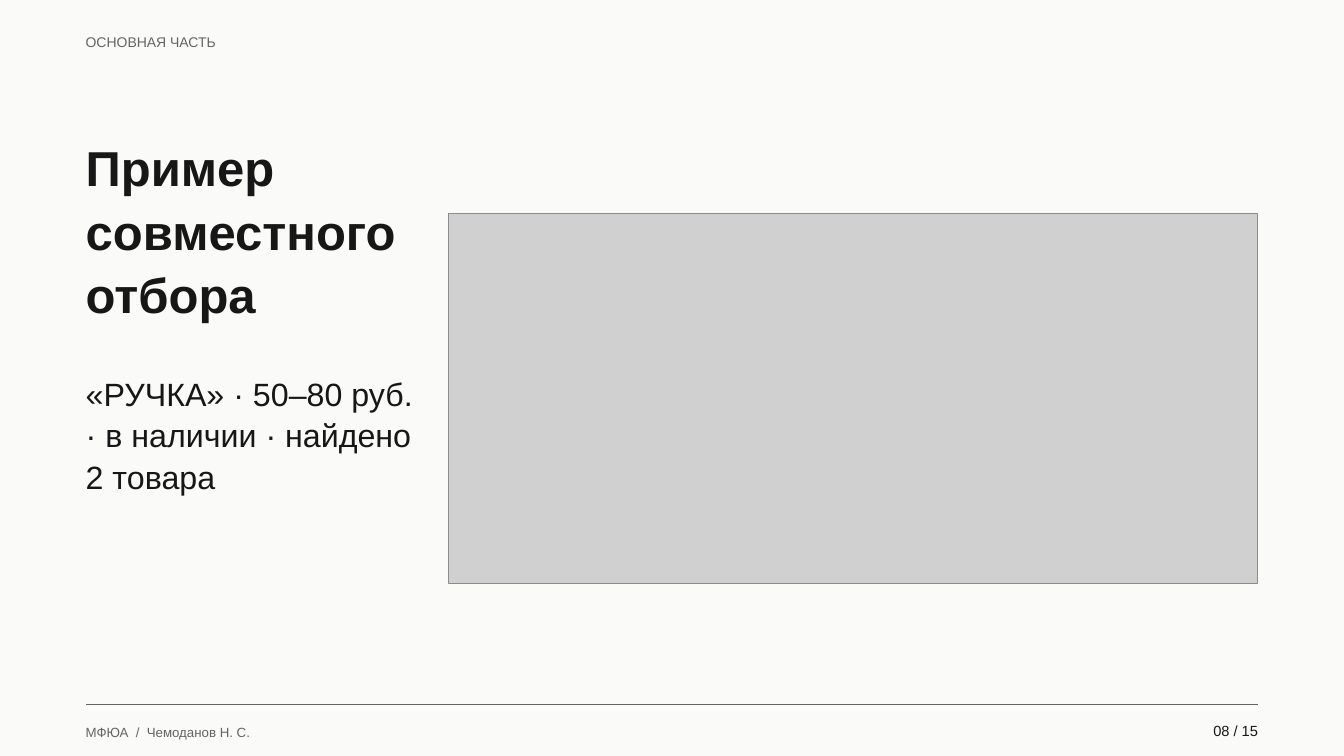
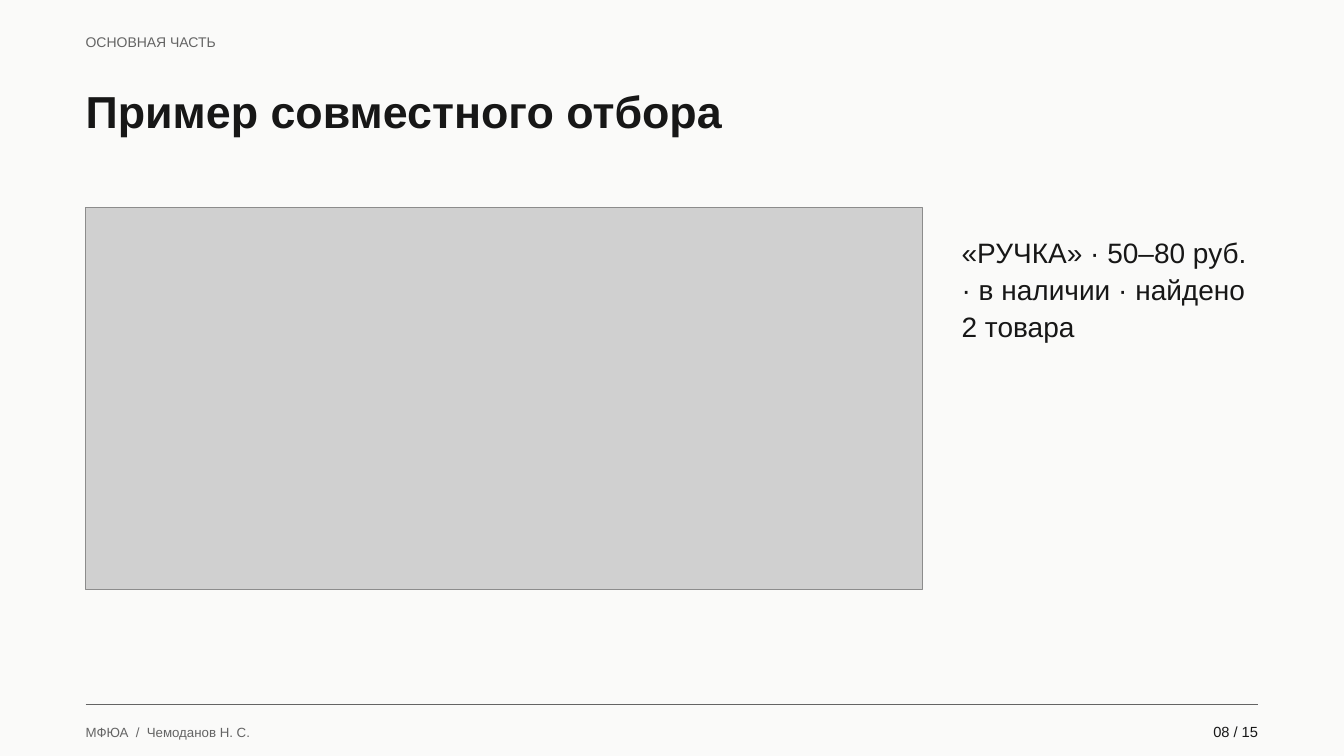
Before and after one commit to Koryza/kyyyyyrsach, a slide deck: slide 8 of docs/defense/catalog_defense.pptx. Drawn at 1344x756 pixels with LibreOffice and Linux fonts; fonts in the diff are those of the drawing; grey boxes stand for pictures. Boxes give left, top, right and bottom in pixels: in the first picture for what was removed or moved away, otherwise in the second. Text is boxed around its words. In the diff, an @@ line names an element or a change of style, - is before the commit and + after.

```diff
--- a/docs/defense/catalog_defense.pptx
+++ b/docs/defense/catalog_defense.pptx
@@ text "Пример совместного отбора" moved from (x1=86, y1=152, x2=396, y2=323) to (x1=86, y1=95, x2=721, y2=137) @@
@@ text "Пример совместного отбора" at (x1=86, y1=95, x2=721, y2=137): size 35 to 32 pt; line spacing 1.08 to 1.1 @@
@@ picture resized from (x1=449, y1=214, x2=1258, y2=584) to (x1=86, y1=208, x2=923, y2=590) @@
@@ text "«РУЧКА» · 50–80 руб. · ..." moved from (x1=86, y1=382, x2=412, y2=495) to (x1=962, y1=242, x2=1246, y2=342) @@
@@ text "«РУЧКА» · 50–80 руб. · ..." at (x1=962, y1=242, x2=1246, y2=342): size 23 to 20 pt; line spacing 1.08 to 1.1 @@
```
Also in this commit, not shown: 14 other slides changed, 7 other files.
